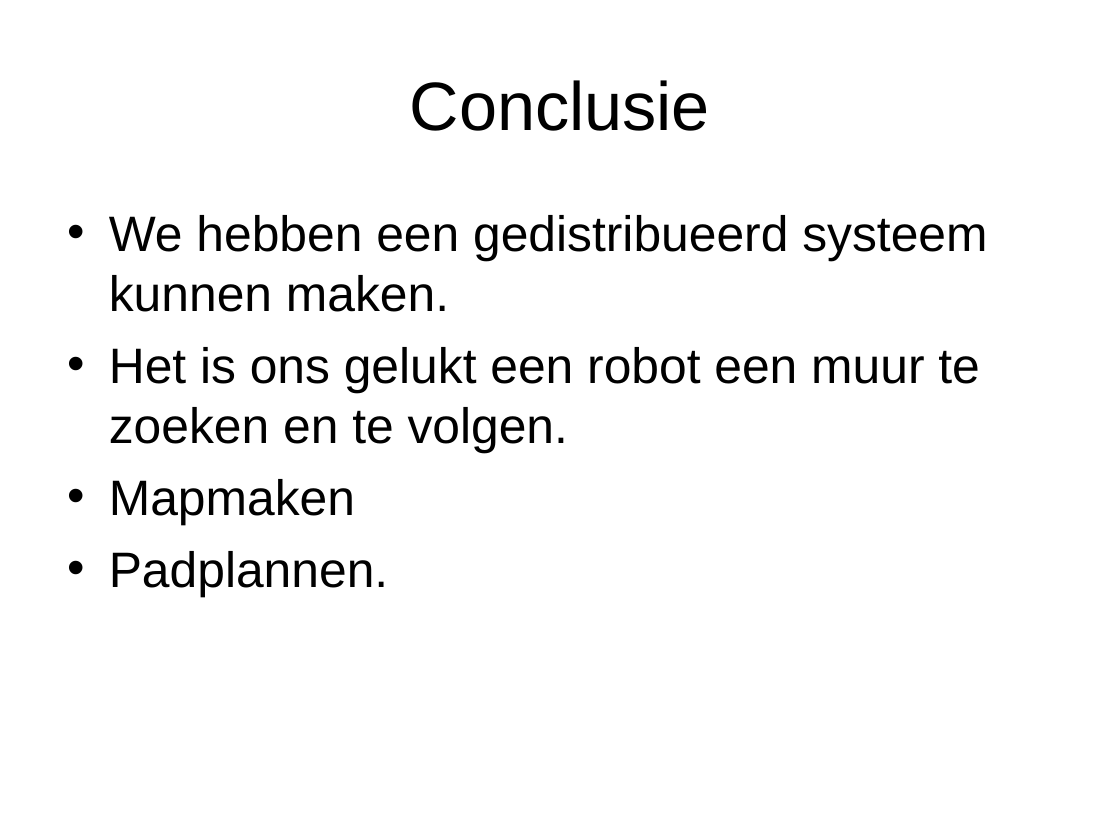
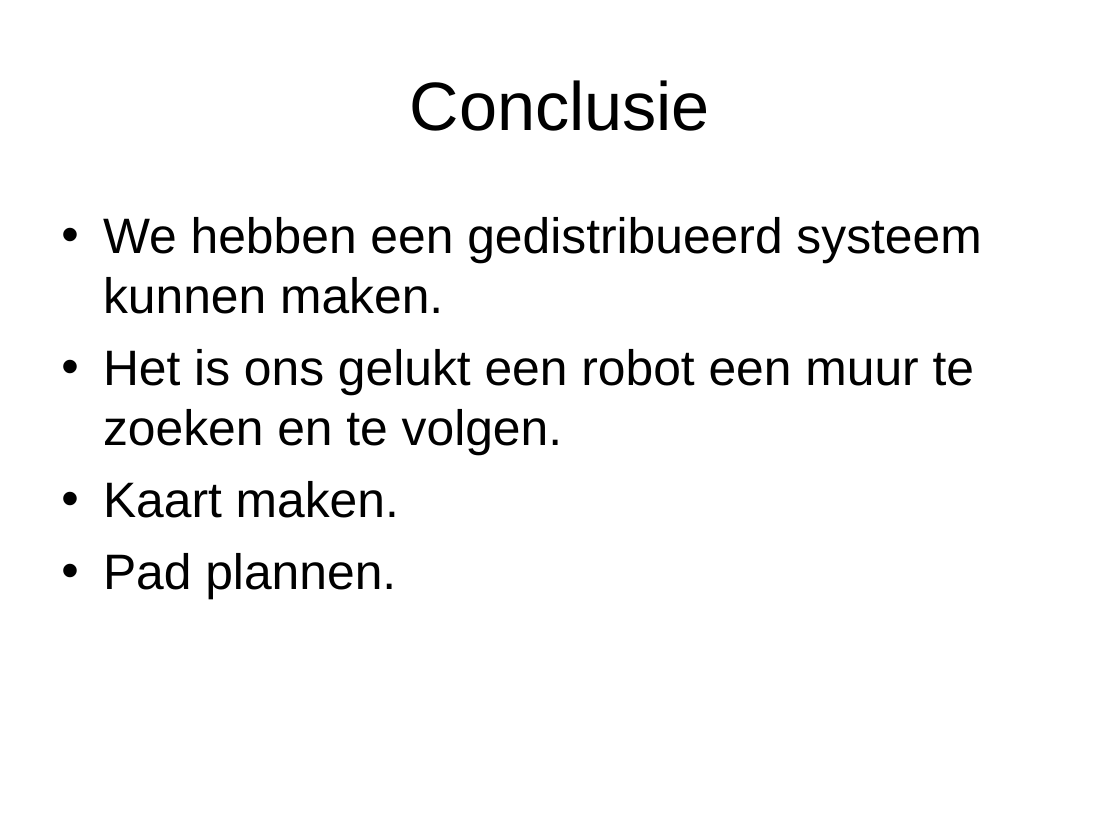
Before and after one commit to tamsl/swe-thaf, a slide deck: slide 16 of doc/presentatie/TEAM F.ppt. Drawn at 1120x840 pixels with LibreOffice and Linux fonts; fonts in the diff are those of the drawing. Boxes give left, top, right and bottom in pixels: in the first picture for what was removed or moved away, otherwise in the second. Text is boxed around its words. In the diff, an @@ line names an element or a change of style, - is before the commit and + after.

```diff
--- a/doc/presentatie/TEAM F.ppt
+++ b/doc/presentatie/TEAM F.ppt
@@ text at (103,481,399,600): text changed @@
-• Mapmaken
-• Padplannen.
+• Kaart maken.
+• Pad plannen.
```
Also in this commit, not shown: 2 other slides changed.
